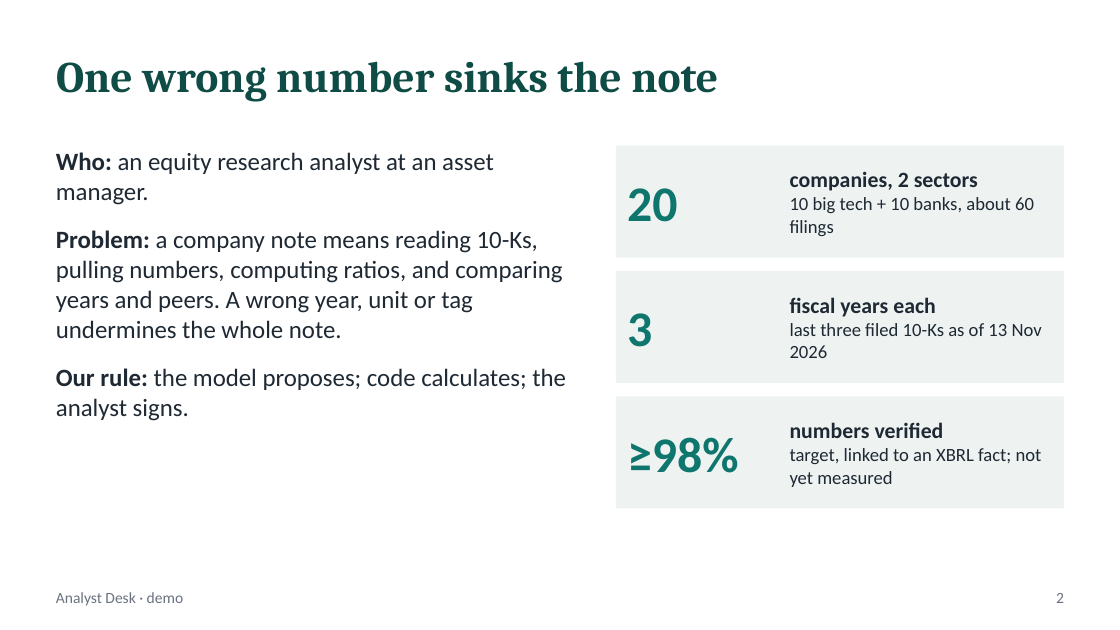
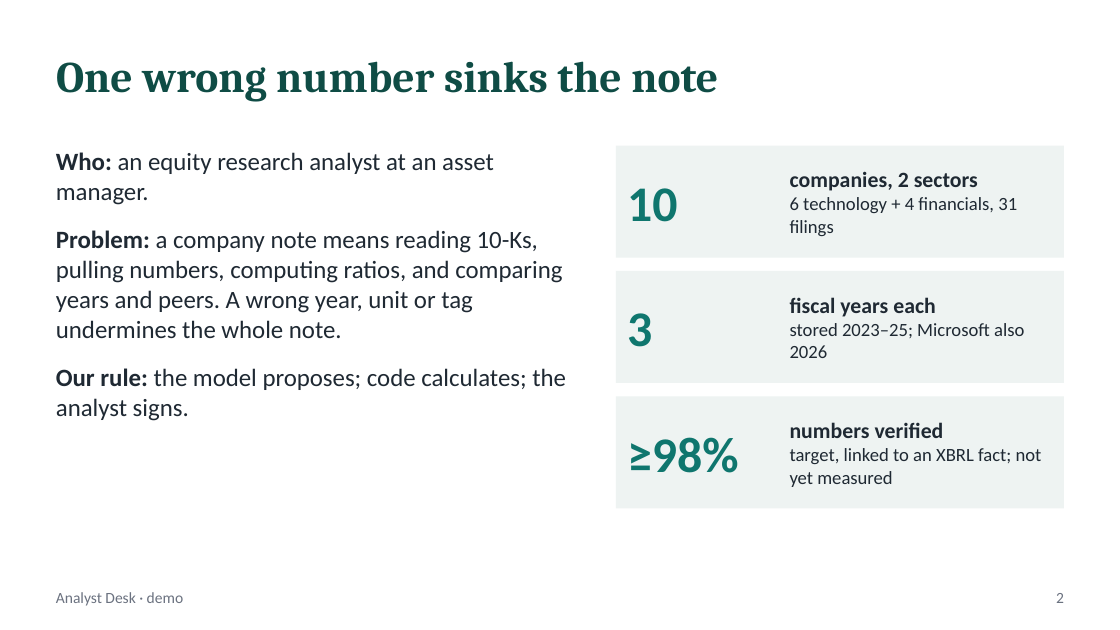
Before and after one commit to sdakshinkar/capstone_agent_desk, a slide deck: slide 2 of docs/analyst_desk_demo.pptx. Drawn at 1120x630 pixels with LibreOffice and Linux fonts; fonts in the diff are those of the drawing. Boxes give left, top, right and bottom in pixels: in the first picture for what was removed or moved away, otherwise in the second. Text is boxed around its words. In the diff, an @@ line names an element or a change of style, - is before the commit and + after.

```diff
--- a/docs/analyst_desk_demo.pptx
+++ b/docs/analyst_desk_demo.pptx
@@ text at (x1=627, y1=188, x2=677, y2=222): text changed @@
-20
+10
@@ text at (x1=790, y1=197, x2=1017, y2=236): text changed @@
-10 big tech + 10 banks, about 60 filings
+6 technology + 4 financials, 31 filings
@@ text at (x1=790, y1=323, x2=1024, y2=358): text changed @@
-last three filed 10-Ks as of 13 Nov 2026
+stored 2023–25; Microsoft also 2026
```
Also in this commit, not shown: 1 other slide changed, 2 other files.
